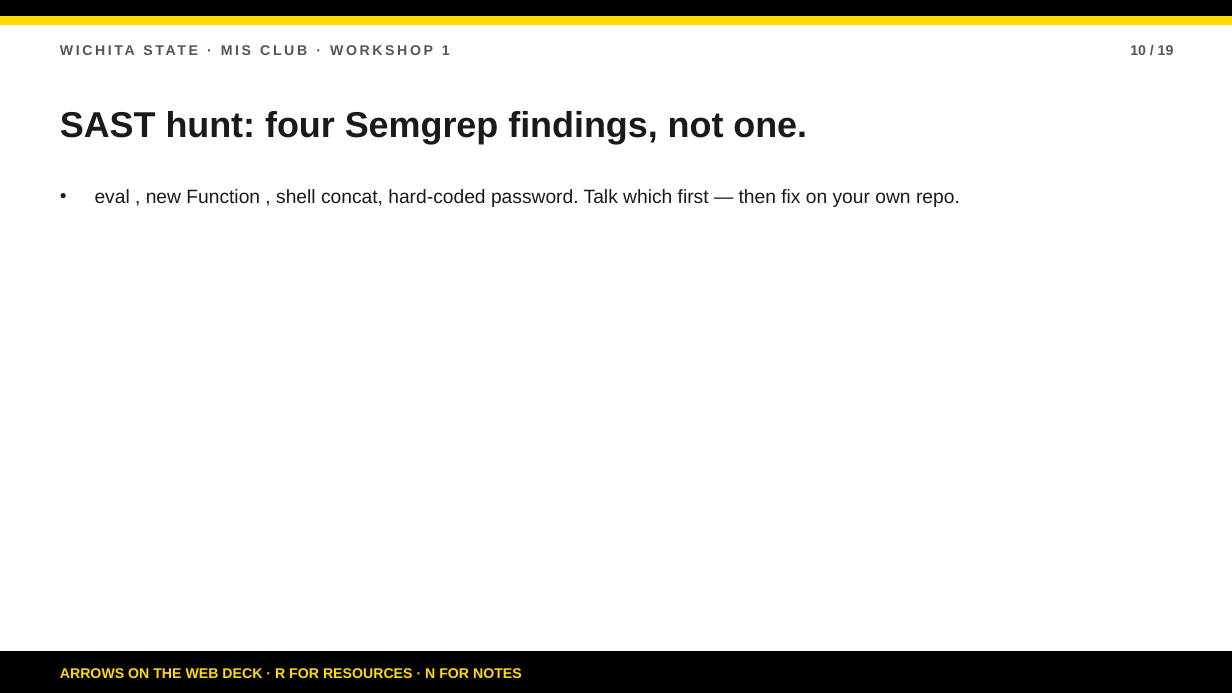
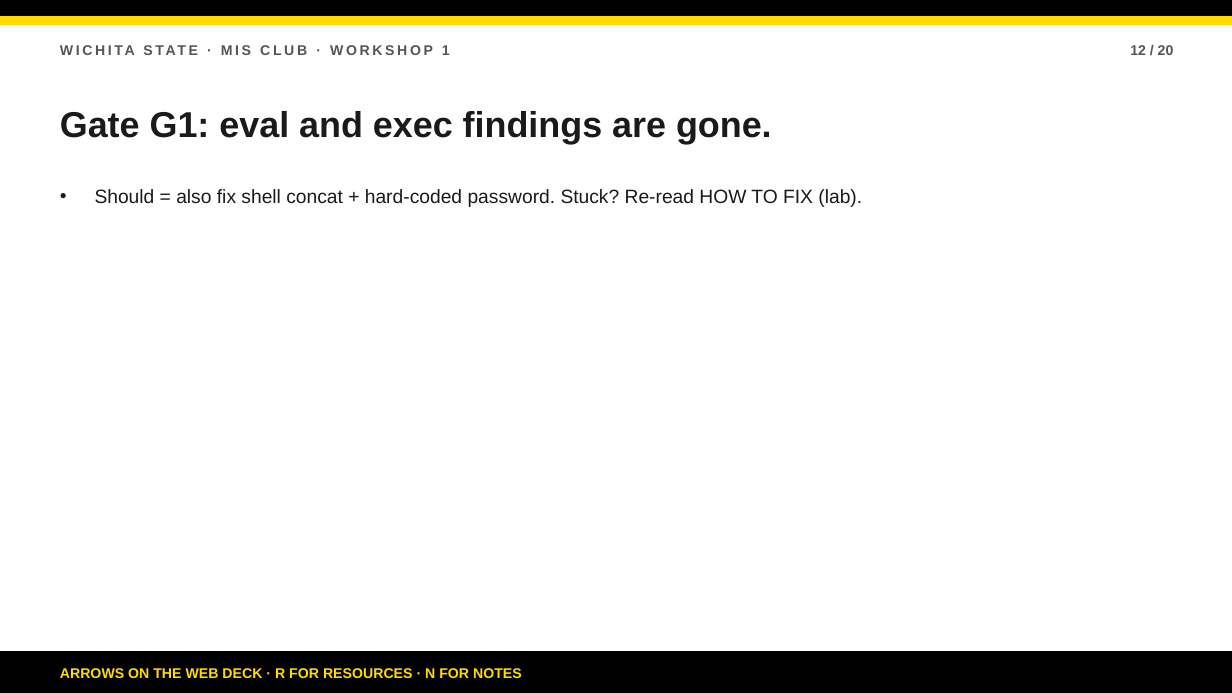
Before and after one commit to bsbcyber/workshop-site, a slide deck: slide 12 of Workshop-2-Secure-Development.pptx (slide 10 before the commit). Drawn at 1232x693 pixels with LibreOffice and Linux fonts; fonts in the diff are those of the drawing. Boxes give left, top, right and bottom in pixels: in the first picture for what was removed or moved away, otherwise in the second. Text is boxed around its words. In the diff, an @@ line names an element or a change of style, - is before the commit and + after.

Commit message:
Retarget Workshop 2 site to Python intro + READ prompts.
Update facilitator guide, agenda, walkthrough, deck, and PPTX for first-time scanner learners with intro Python—no expert prioritization asks.

```diff
--- a/Workshop-2-Secure-Development.pptx
+++ b/Workshop-2-Secure-Development.pptx
@@ text at (1130, 45, 1174, 55): text changed @@
-10 / 19
+12 / 20
@@ text at (60, 111, 772, 144): text changed @@
-SAST hunt: four Semgrep findings, not one.
+Gate G1: eval and exec findings are gone.
@@ text at (95, 189, 862, 207): text changed @@
-• eval , new Function , shell concat, hard-coded password. Talk which first — then fix on your own repo.
+• Should = also fix shell concat + hard-coded password. Stuck? Re-read HOW TO FIX (lab).
```
Also in this commit, not shown: 18 other slides changed, 1 slide added, 5 other files.
